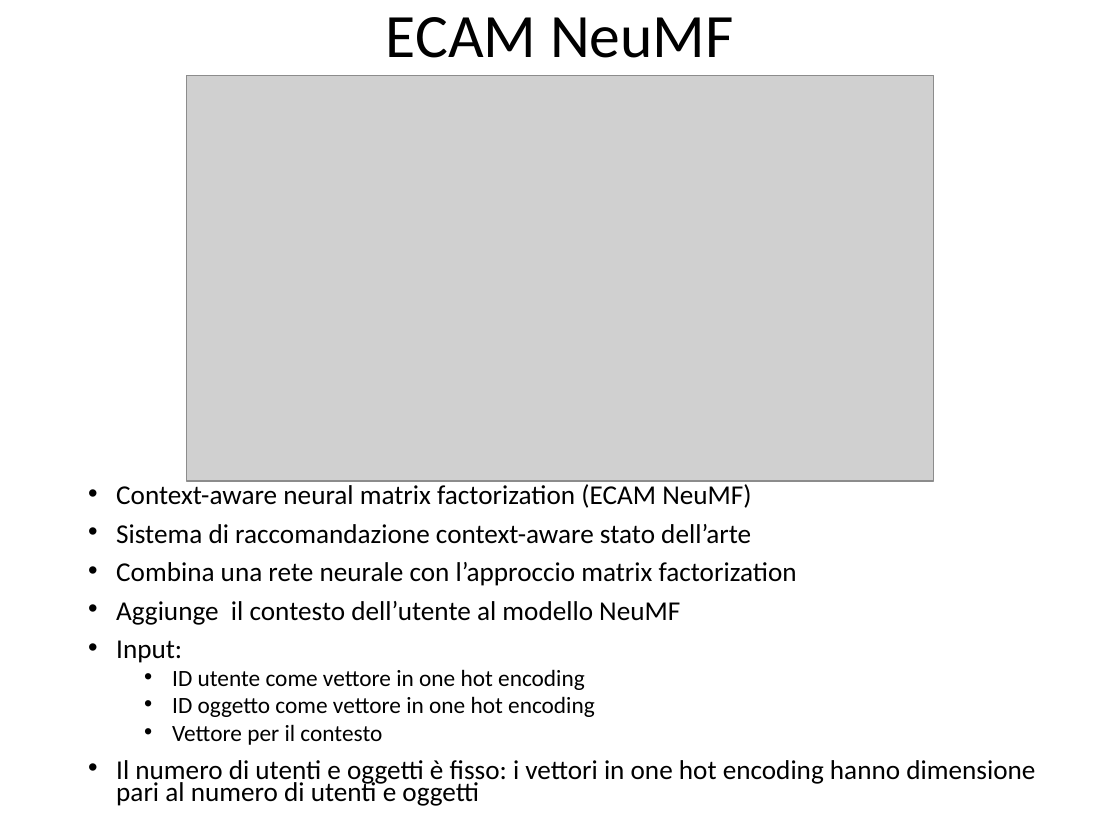
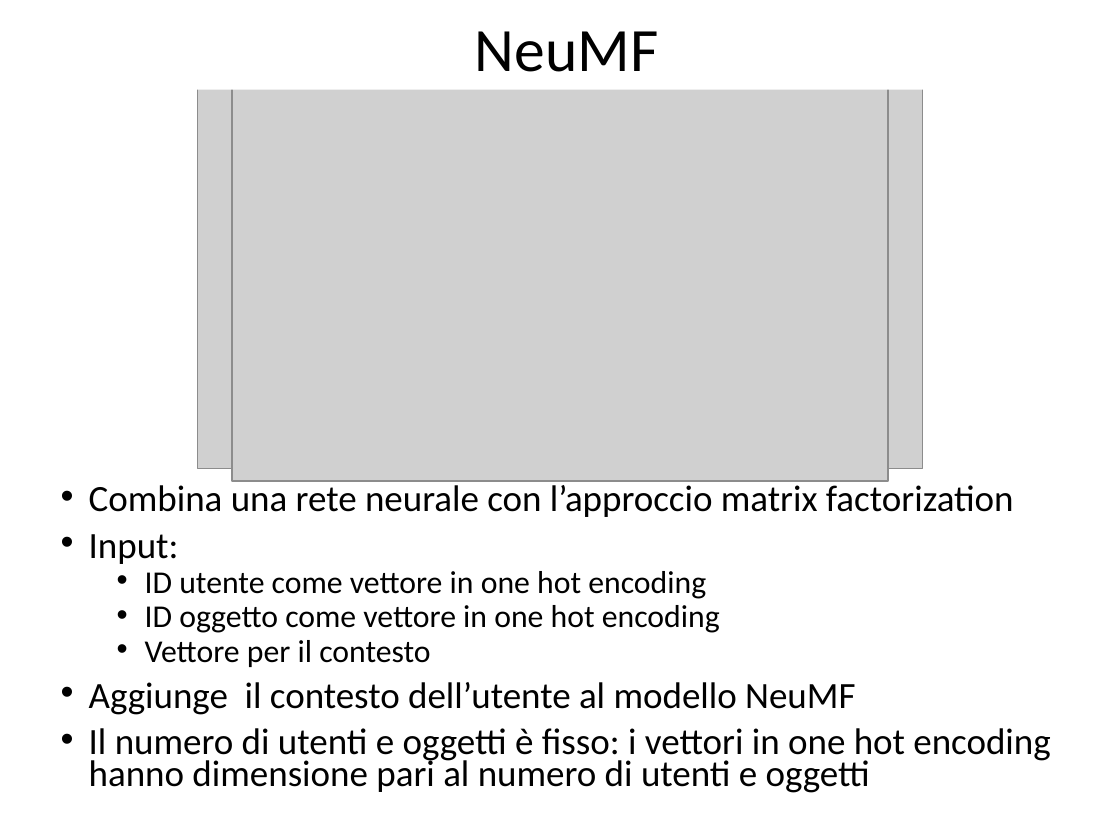
Before and after one commit to CriptHunter/tesi, a slide deck: slide 5 of presentazione/presentazione.pptx. Drawn at 1120x840 pixels with LibreOffice and Linux fonts; fonts in the diff are those of the drawing; grey boxes stand for pictures. Boxes give left, top, right and bottom in pixels: in the first picture for what was removed or moved away, otherwise in the second. Text is boxed around its words. In the diff, an @@ line names an element or a change of style, - is before the commit and + after.

```diff
--- a/presentazione/presentazione.pptx
+++ b/presentazione/presentazione.pptx
@@ text "ECAM NeuMF" moved from (x1=386, y1=17, x2=734, y2=58) to (x1=386, y1=31, x2=734, y2=72) @@
@@ text "ECAM NeuMF" at (x1=386, y1=31, x2=734, y2=72): line spacing 0.9 to 0.8 @@
@@ title added at (x1=84, y1=15, x2=1049, y2=90), fill #FFFFFF, 39.6 pt, text #000000 @@
+NeuMF
@@ picture resized from (x1=186, y1=75, x2=934, y2=480) to (x1=197, y1=75, x2=922, y2=468) @@
@@ picture added at (x1=232, y1=75, x2=888, y2=480) @@
@@ text "Combina una rete neurale con ..." moved from (x1=116, y1=484, x2=1035, y2=806) to (x1=89, y1=480, x2=1050, y2=793) @@
@@ text at (x1=89, y1=480, x2=1050, y2=793): size 17.5 to 23.8 pt in "Combina una rete neurale con l’approccio matrix ...", "Input:", "Il numero di utenti e oggetti è ..."; size 15 to 20.4 pt in "ID utente come vettore in one hot ...", "ID oggetto come vettore in one hot ...", "Vettore per il contesto" @@
@@ text at (x1=116, y1=484, x2=751, y2=544): paragraphs removed @@
-• Context-aware neural matrix factorization (ECAM NeuMF)
-• Sistema di raccomandazione context-aware stato dell’arte
@@ text at (x1=116, y1=601, x2=680, y2=625): paragraph removed @@
-• Aggiunge il contesto dell’utente al modello NeuMF
@@ text at (x1=89, y1=682, x2=855, y2=715): paragraph added @@
+• Aggiunge il contesto dell’utente al modello NeuMF
```
Also in this commit, not shown: 3 other slides changed, 1 slide added, 1 slide removed, 2 other files.
